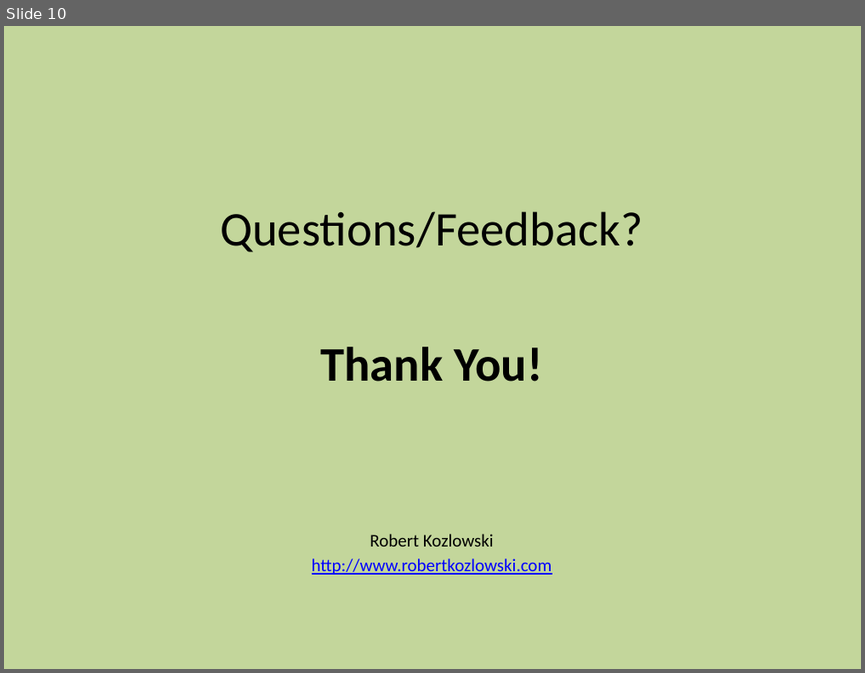
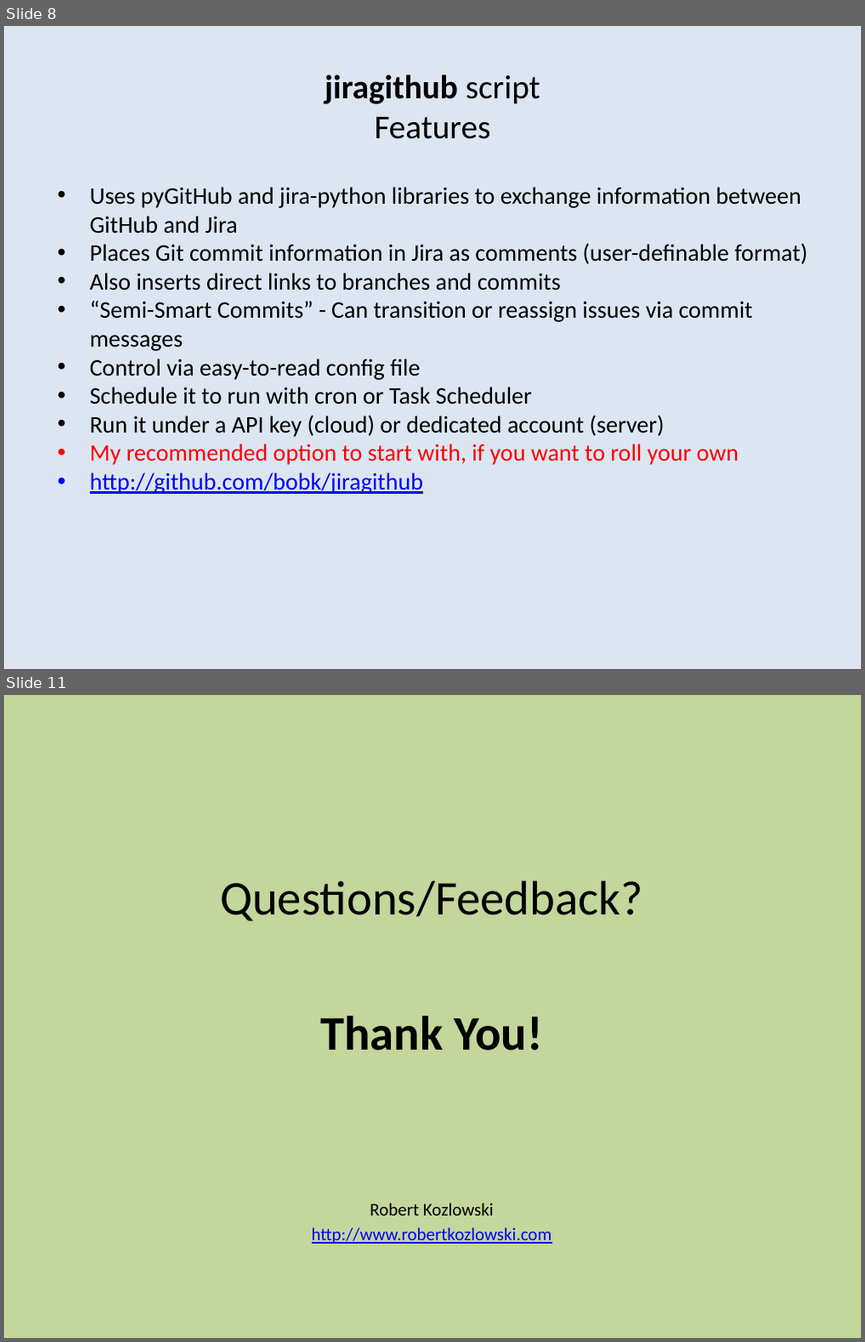
Before and after one commit to bobk/jirapresentations, a slide deck: Git Integration Options for Jira.pptx. Shown one above the other, each under a label of ours: slide 10 before the commit, slides 8 and 11 after it; the slides between them are not shown. The pictures are 865x673 and 865x1342 pixels, drawn with LibreOffice and Linux fonts; fonts in the diff are those of the drawing. Boxes give left, top, right and bottom in pixels: in the first picture for what was removed or moved away, otherwise in the second. Text is boxed around its words. In the diff, an @@ line names an element or a change of style, - is before the commit and + after.

Commit message:
JIRAGITHUB-3 additional changes

```diff
--- a/Git Integration Options for Jira.pptx
+++ b/Git Integration Options for Jira.pptx
@@ slide 8 added at box(4, 26, 861, 669), background #DCE6F2 @@
@@ title added at box(324, 74, 540, 139), 28 pt, text #000000 @@
+jiragithub script
+Features
@@ text added at box(90, 187, 807, 494), 20 pt, text #000000 @@
+• Uses pyGitHub and jira-python libraries to exchange information between GitHub and Jira
+• Places Git commit information in Jira as comments (user-definable format)
+• Also inserts direct links to branches and commits
+• “Semi-Smart Commits” - Can transition or reassign issues via commit messages
+• Control via easy-to-read config file
+• Schedule it to run with cron or Task Scheduler
+• Run it under a API key (cloud) or dedicated account (server)
+• My recommended option to start with, if you want to roll your own
+• http://github.com/bobk/jiragithub
@@ what was slide 10 is now slide 11 @@
```
Also in this commit, not shown: 9 slides changed, 1 slide removed.
